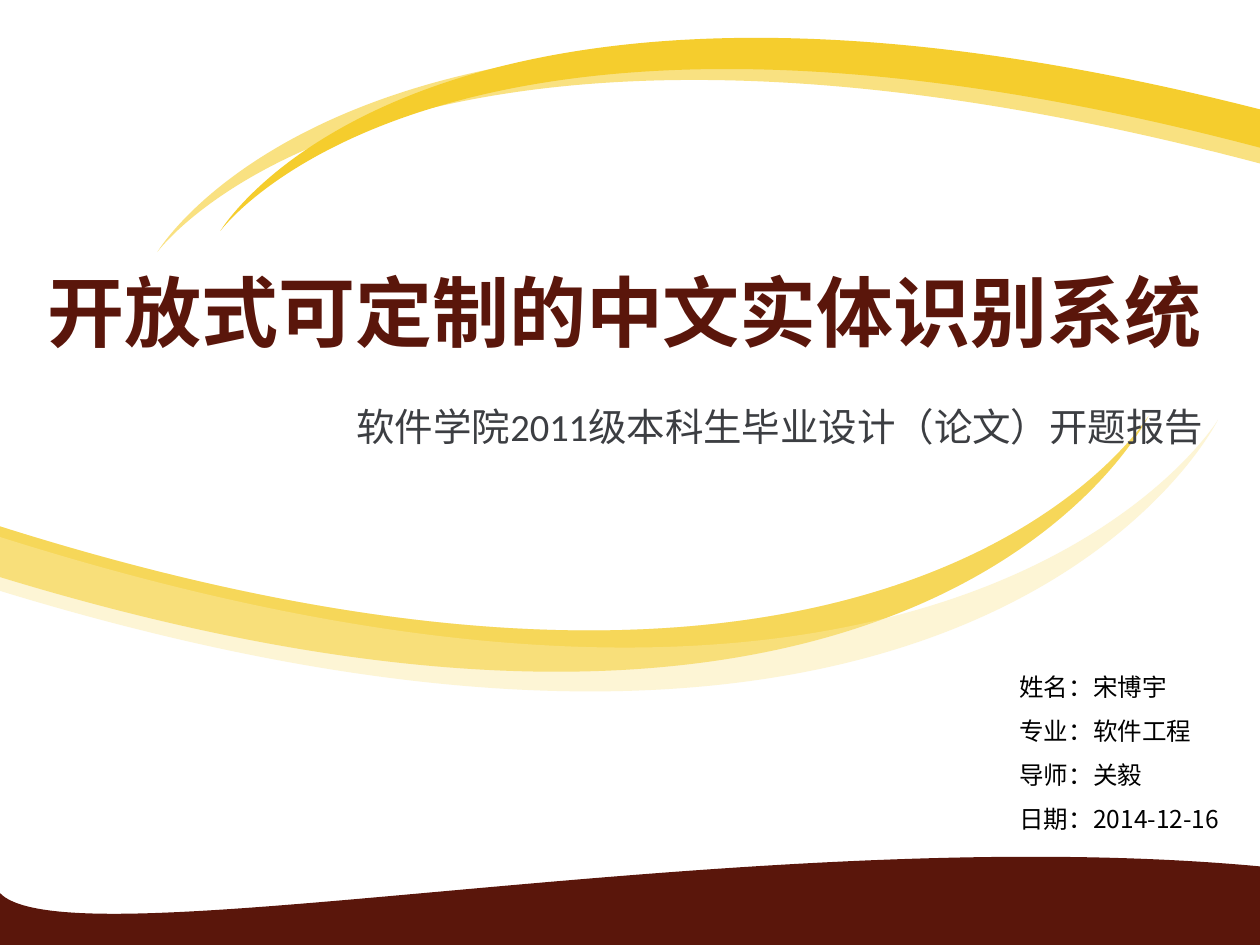
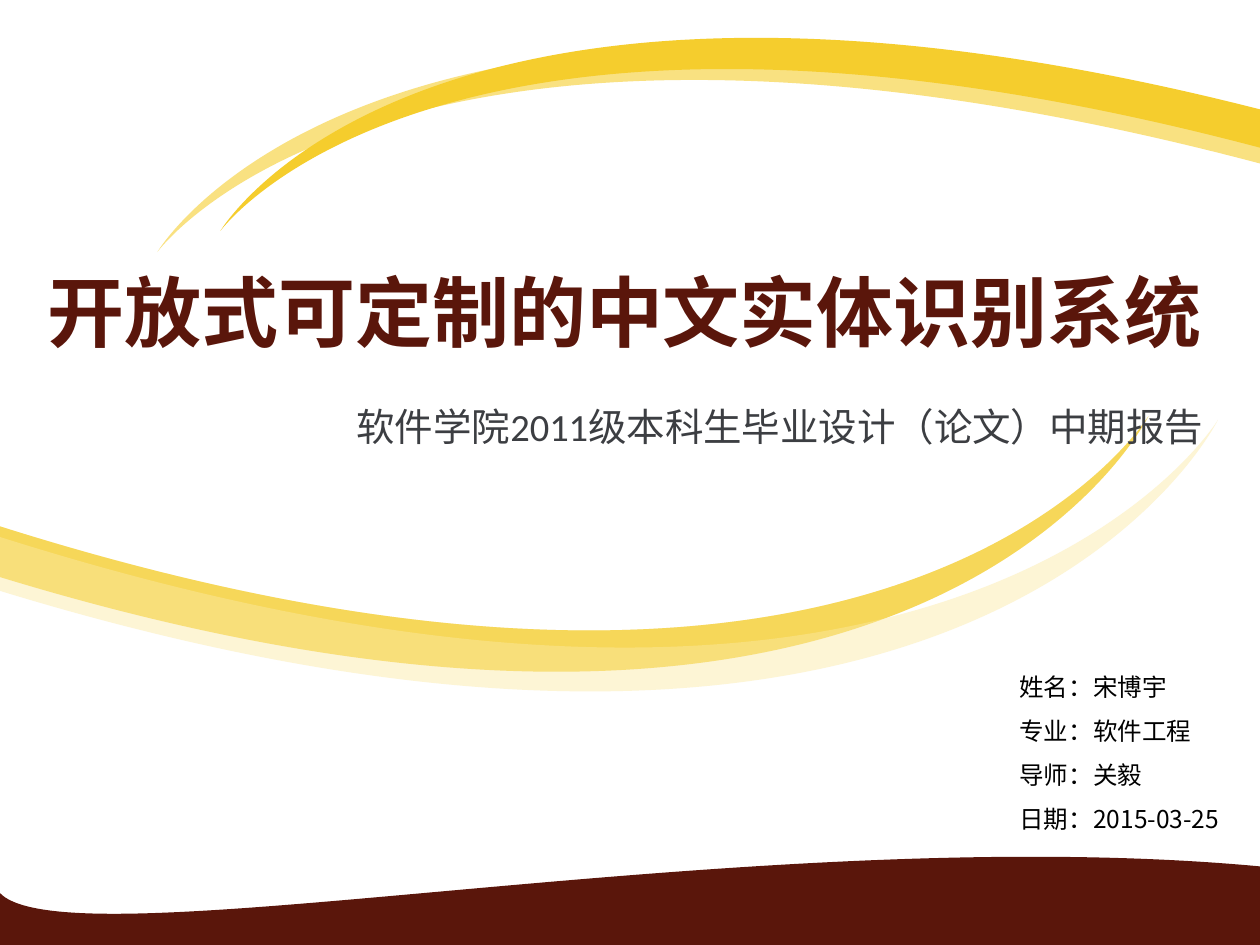
Before and after one commit to songboyu/Undergraduate-Thesis, a slide deck: slide 1 of 2-中期/2015-03-25.ppt. Drawn at 1260x945 pixels with LibreOffice and Linux fonts; fonts in the diff are those of the drawing. Boxes give left, top, right and bottom in pixels: in the first picture for what was removed or moved away, otherwise in the second. Text is boxed around its words. In the diff, an @@ line names an element or a change of style, - is before the commit and + after.

```diff
--- a/2-中期/2015-03-25.ppt
+++ b/2-中期/2015-03-25.ppt
@@ subtitle at (357, 408, 1204, 452): text changed @@
-软件学院2011级本科生毕业设计（论文）开题报告
+软件学院2011级本科生毕业设计（论文）中期报告
@@ text at (1019, 807, 1219, 830): text changed @@
-日期：2014-12-16
+日期：2015-03-25
```
Also in this commit, not shown: 54 other files.
